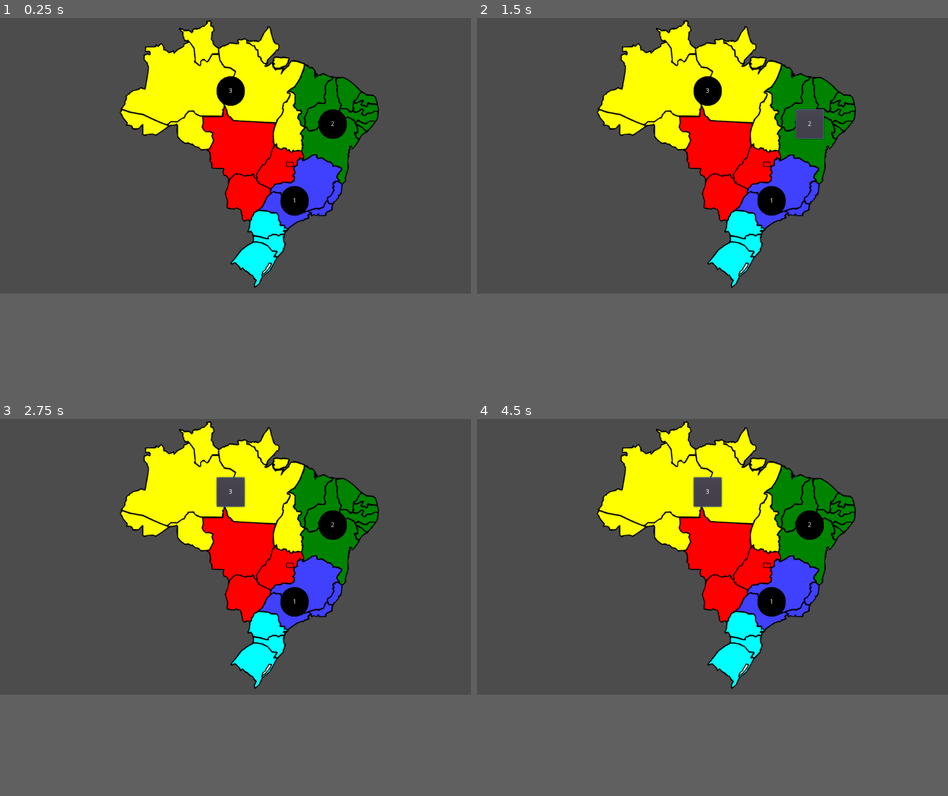
Above: before the commit, frames 1-4 (two rows, left to right).
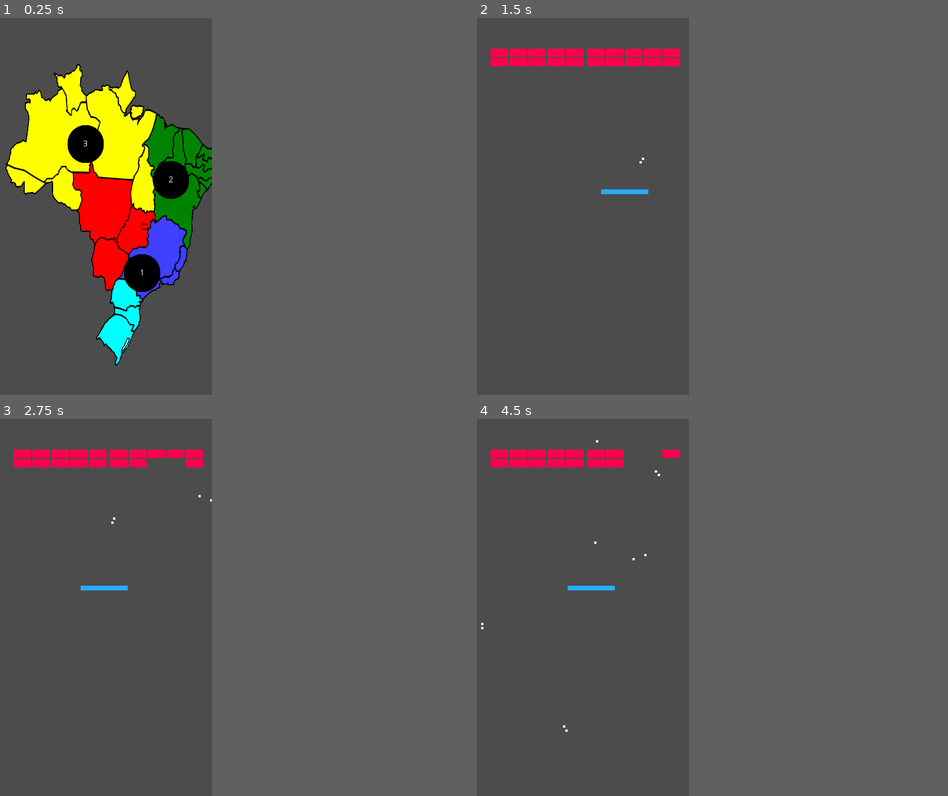
Above: after the commit, the same moments.

Repository: otto-coutinho/Jogo-do-Grupo-5
Game: Godot game, scene res://scenes/main_interface.tscn
Two runs of this game, one before a commit and one after it. Both use one fixed random seed, a clock stepped at 60 frames per second and the inputs below. The project has no main scene, so this scene is started directly.
Inputs (mouse positions are in pixels of both pictures, inside the frame that each line leads up to):
- Up to frame 1 (0.25 s): no input
- Up to frame 2 (1.5 s): click "1" at 0.5 s; click (811, 123) at 1.25 s, where only the run before the commit has a clickable "2"
- Up to frame 3 (2.75 s): click (230, 490) at 2 s, where only the run before the commit has a clickable "3"
- Up to frame 4 (4.5 s): click (773, 603) at 2.75 s, where only the run before the commit has a clickable "1"; click (811, 524) at 3.5 s, where only the run before the commit has a clickable "2"; click (707, 490) at 4.25 s, where only the run before the commit has a clickable "3"
In our replay, the window is 800x468 before the commit and 360x640 after it. These sizes can differ from the game's own. Grey fills any space a smaller window leaves; there, only what the larger window draws over its background counts as a difference.

The runs differ from the first frame. In frame 1, 34% of the frame differs, in the area x 1-81%, y 0-93%; in frame 2, 19%; in frame 3, 19%; in frame 4, 19%.

Commit message:
Mini game test 1 e mudança de resolução

Diff:
--- /dev/null
+++ b/bricksgame/Mini scenes/ball_scene.tscn
@@ -0,0 +1,33 @@
+[gd_scene load_steps=5 format=2]
+
+[ext_resource path="res://bricksgame/scenes/Ball.gd" type="Script" id=1]
+[ext_resource path="res://bricksgame/Textures/Sprites/ball.png" type="Texture" id=2]
+
+[sub_resource type="PhysicsMaterial" id=1]
+friction = 0.0
+bounce = 1.0
+
+[sub_resource type="RectangleShape2D" id=2]
+extents = Vector2( 2, 2 )
+
+[node name="Ball" type="RigidBody2D"]
+position = Vector2( 94, 310 )
+mode = 2
+physics_material_override = SubResource( 1 )
+gravity_scale = 0.0
+contacts_reported = 1
+contact_monitor = true
+linear_velocity = Vector2( 200, -200 )
+linear_damp = 0.0
+angular_damp = 0.0
+script = ExtResource( 1 )
+
+[node name="Sprite" type="Sprite" parent="."]
+scale = Vector2( 2, 2 )
+texture = ExtResource( 2 )
+__meta__ = {
+"_edit_lock_": true
+}
+
+[node name="CollisionShape2D" type="CollisionShape2D" parent="."]
+shape = SubResource( 2 )
--- /dev/null
+++ b/bricksgame/Scripts/KinematicBody2D.gd
@@ -0,0 +1,29 @@
+extends KinematicBody2D
+
+const ball_scene = preload("res://bricksgame/Mini scenes/ball_scene.tscn")
+
+func _ready():
+	set_physics_process(true) # run a physics process everry single physics step
+	set_process_input(true)
+
+#func set_physics_process(_delta):
+#	var y = get_position().y
+#	var position_x = get_position().x
+#	var mouse_x = get_global_mouse_position().x
+#	if position_x != mouse_x:
+#		set_position(Vector2(mouse_x, y))
+
+func _physics_process(_dt: float) -> void:
+	var new_position = position
+	if position != get_global_mouse_position():
+		position.y = 300
+		new_position = lerp(position, get_global_mouse_position(), .1)
+	move_and_collide(new_position - position)
+#		get_tree().reload_current_scene()
+#https://godotengine.org/qa/119099/make-player-follow-mouse-while-still-colliding-with-objects
+
+func _input(event):
+	if event is InputEventMouseButton: # if the event is a button pressed
+		var ball = ball_scene.instance() # instace the the scene from the ball and add to the ball variable
+		ball.set_position(get_position()-Vector2(0,16)) # the ball will spawn a little bit above the paddle
+		get_tree().get_root().add_child(ball) # add the ball scene to the tree of this scene
--- /dev/null
+++ b/bricksgame/default_env.tres
@@ -0,0 +1,7 @@
+[gd_resource type="Environment" load_steps=2 format=2]
+
+[sub_resource type="ProceduralSky" id=1]
+
+[resource]
+background_mode = 2
+background_sky = SubResource( 1 )
--- /dev/null
+++ b/bricksgame/scenes/Ball.gd
@@ -0,0 +1,23 @@
+extends RigidBody2D
+
+const SPEEDUP = 400
+const MAXSPEED = 30000
+
+func _ready():
+	set_physics_process(true)
+
+func _physics_process(delta):
+	var bodies = get_colliding_bodies() # returns a array that contains all boddies that are colliding
+
+	for body in bodies: # loops trough all of bodies that collading with and create a variable called body for each one
+		if body.is_in_group("Bricks"): #cheak if the bodies that the ball collaied with is the bricks group
+			body.queue_free() #destroy the brick that the ball touched
+
+		if body.get_name() == "Paddle":
+			var speed = get_linear_velocity().length() # it gets the speed (the distace betwreeem the origin to the current postion of the vector
+			var direction = get_position() - body.get_node("Ancor").get_global_position()
+			var velocity = direction.normalized()*min(speed+SPEEDUP*delta, MAXSPEED*delta)
+			set_linear_velocity(velocity)
+
+	if get_position().y > get_viewport_rect().end.y: # if the ball goes outside the limits of the game it gets destroyed
+		queue_free()
--- /dev/null
+++ b/bricksgame/scenes/Level one.tscn
@@ -0,0 +1,361 @@
+[gd_scene load_steps=6 format=2]
+
+[ext_resource path="res://bricksgame/Textures/Sprites/paddle.png" type="Texture" id=1]
+[ext_resource path="res://bricksgame/Scripts/KinematicBody2D.gd" type="Script" id=3]
+[ext_resource path="res://bricksgame/Textures/Sprites/brick.png" type="Texture" id=4]
+
+[sub_resource type="RectangleShape2D" id=3]
+extents = Vector2( 40, 4 )
+
+[sub_resource type="RectangleShape2D" id=4]
+extents = Vector2( 15, 7 )
+
+[node name="Node2D" type="Node2D"]
+
+[node name="Paddle" type="KinematicBody2D" parent="."]
+position = Vector2( 215, 316 )
+script = ExtResource( 3 )
+
+[node name="Sprite" type="Sprite" parent="Paddle"]
+scale = Vector2( 2, 2 )
+texture = ExtResource( 1 )
+__meta__ = {
+"_edit_lock_": true
+}
+
+[node name="CollisionShape2D" type="CollisionShape2D" parent="Paddle"]
+shape = SubResource( 3 )
+__meta__ = {
+"_edit_lock_": true
+}
+
+[node name="Ancor" type="Position2D" parent="Paddle"]
+position = Vector2( 0, 19 )
+
+[node name="StaticBody2D" type="StaticBody2D" parent="."]
+
+[node name="CollisionPolygon2D" type="CollisionPolygon2D" parent="StaticBody2D"]
+position = Vector2( -20, 36 )
+polygon = PoolVector2Array( 17, 352, -37, 355, -35, -64, 440, -69, 441, 379, 382, 383, 382, -39, 21, -33 )
+
+[node name="Bricks" type="Node2D" parent="."]
+
+[node name="Brick" type="StaticBody2D" parent="Bricks" groups=["Bricks"]]
+position = Vector2( 266, 59 )
+rotation = 3.14159
+
+[node name="Sprite" type="Sprite" parent="Bricks/Brick"]
+texture = ExtResource( 4 )
+__meta__ = {
+"_edit_lock_": true
+}
+
+[node name="CollisionShape2D" type="CollisionShape2D" parent="Bricks/Brick"]
+shape = SubResource( 4 )
+__meta__ = {
+"_edit_lock_": true
+}
+
+[node name="Brick2" type="StaticBody2D" parent="Bricks" groups=["Bricks"]]
+position = Vector2( 202, 59 )
+rotation = 3.14159
+
+[node name="Sprite" type="Sprite" parent="Bricks/Brick2"]
+texture = ExtResource( 4 )
+__meta__ = {
+"_edit_lock_": true
+}
+
+[node name="CollisionShape2D" type="CollisionShape2D" parent="Bricks/Brick2"]
+shape = SubResource( 4 )
+__meta__ = {
+"_edit_lock_": true
+}
+
+[node name="Brick3" type="StaticBody2D" parent="Bricks" groups=["Bricks"]]
+position = Vector2( 234, 59 )
+rotation = 3.14159
+
+[node name="Sprite" type="Sprite" parent="Bricks/Brick3"]
+texture = ExtResource( 4 )
+__meta__ = {
+"_edit_lock_": true
+}
+
+[node name="CollisionShape2D" type="CollisionShape2D" parent="Bricks/Brick3"]
+shape = SubResource( 4 )
+__meta__ = {
+"_edit_lock_": true
+}
+
+[node name="Brick4" type="StaticBody2D" parent="Bricks" groups=["Bricks"]]
+position = Vector2( 330, 59 )
+rotation = 3.14159
+
+[node name="Sprite" type="Sprite" parent="Bricks/Brick4"]
+texture = ExtResource( 4 )
+__meta__ = {
+"_edit_lock_": true
+}
+
+[node name="CollisionShape2D" type="CollisionShape2D" parent="Bricks/Brick4"]
+shape = SubResource( 4 )
+__meta__ = {
+"_edit_lock_": true
+}
+
+[node name="Brick5" type="StaticBody2D" parent="Bricks" groups=["Bricks"]]
+position = Vector2( 298, 59 )
+rotation = 3.14159
+
+[node name="Sprite" type="Sprite" parent="Bricks/Brick5"]
+texture = ExtResource( 4 )
+__meta__ = {
+"_edit_lock_": true
+}
+
+[node name="CollisionShape2D" type="CollisionShape2D" parent="Bricks/Brick5"]
+shape = SubResource( 4 )
+__meta__ = {
+"_edit_lock_": true
+}
+
+[node name="Brick6" type="StaticBody2D" parent="Bricks" groups=["Bricks"]]
+position = Vector2( 266, 75 )
+rotation = 3.14159
+
+[node name="Sprite" type="Sprite" parent="Bricks/Brick6"]
+texture = ExtResource( 4 )
+__meta__ = {
+"_edit_lock_": true
+}
+
+[node name="CollisionShape2D" type="CollisionShape2D" parent="Bricks/Brick6"]
+shape = SubResource( 4 )
+__meta__ = {
+"_edit_lock_": true
+}
+
+[node name="Brick7" type="StaticBody2D" parent="Bricks" groups=["Bricks"]]
+position = Vector2( 202, 75 )
+rotation = 3.14159
+
+[node name="Sprite" type="Sprite" parent="Bricks/Brick7"]
+texture = ExtResource( 4 )
+__meta__ = {
+"_edit_lock_": true
+}
+
+[node name="CollisionShape2D" type="CollisionShape2D" parent="Bricks/Brick7"]
+shape = SubResource( 4 )
+__meta__ = {
+"_edit_lock_": true
+}
+
+[node name="Brick8" type="StaticBody2D" parent="Bricks" groups=["Bricks"]]
+position = Vector2( 234, 75 )
+rotation = 3.14159
+
+[node name="Sprite" type="Sprite" parent="Bricks/Brick8"]
+texture = ExtResource( 4 )
+__meta__ = {
+"_edit_lock_": true
+}
+
+[node name="CollisionShape2D" type="CollisionShape2D" parent="Bricks/Brick8"]
+shape = SubResource( 4 )
+__meta__ = {
+"_edit_lock_": true
+}
+
+[node name="Brick9" type="StaticBody2D" parent="Bricks" groups=["Bricks"]]
+position = Vector2( 330, 75 )
+rotation = 3.14159
+
+[node name="Sprite" type="Sprite" parent="Bricks/Brick9"]
+texture = ExtResource( 4 )
+__meta__ = {
+"_edit_lock_": true
+}
+
+[node name="CollisionShape2D" type="CollisionShape2D" parent="Bricks/Brick9"]
+shape = SubResource( 4 )
+__meta__ = {
+"_edit_lock_": true
+}
+
+[node name="Brick10" type="StaticBody2D" parent="Bricks" groups=["Bricks"]]
+position = Vector2( 298, 75 )
+rotation = 3.14159
+
+[node name="Sprite" type="Sprite" parent="Bricks/Brick10"]
+texture = ExtResource( 4 )
+__meta__ = {
+"_edit_lock_": true
+}
+
+[node name="CollisionShape2D" type="CollisionShape2D" parent="Bricks/Brick10"]
+shape = SubResource( 4 )
+__meta__ = {
+"_edit_lock_": true
+}
+
+[node name="Brick11" type="StaticBody2D" parent="Bricks" groups=["Bricks"]]
+position = Vector2( 102, 59 )
+rotation = 3.14159
+
+[node name="Sprite" type="Sprite" parent="Bricks/Brick11"]
+texture = ExtResource( 4 )
+__meta__ = {
+"_edit_lock_": true
+}
+
+[node name="CollisionShape2D" type="CollisionShape2D" parent="Bricks/Brick11"]
+shape = SubResource( 4 )
+__meta__ = {
+"_edit_lock_": true
+}
+
+[node name="Brick12" type="StaticBody2D" parent="Bricks" groups=["Bricks"]]
+position = Vector2( 38, 59 )
+rotation = 3.14159
+
+[node name="Sprite" type="Sprite" parent="Bricks/Brick12"]
+texture = ExtResource( 4 )
+__meta__ = {
+"_edit_lock_": true
+}
+
+[node name="CollisionShape2D" type="CollisionShape2D" parent="Bricks/Brick12"]
+shape = SubResource( 4 )
+__meta__ = {
+"_edit_lock_": true
+}
+
+[node name="Brick13" type="StaticBody2D" parent="Bricks" groups=["Bricks"]]
+position = Vector2( 70, 59 )
+rotation = 3.14159
+
+[node name="Sprite" type="Sprite" parent="Bricks/Brick13"]
+texture = ExtResource( 4 )
+__meta__ = {
+"_edit_lock_": true
+}
+
+[node name="CollisionShape2D" type="CollisionShape2D" parent="Bricks/Brick13"]
+shape = SubResource( 4 )
+__meta__ = {
+"_edit_lock_": true
+}
+
+[node name="Brick14" type="StaticBody2D" parent="Bricks" groups=["Bricks"]]
+position = Vector2( 166, 59 )
+rotation = 3.14159
+
+[node name="Sprite" type="Sprite" parent="Bricks/Brick14"]
+texture = ExtResource( 4 )
+__meta__ = {
+"_edit_lock_": true
+}
+
+[node name="CollisionShape2D" type="CollisionShape2D" parent="Bricks/Brick14"]
+shape = SubResource( 4 )
+__meta__ = {
+"_edit_lock_": true
+}
+
+[node name="Brick15" type="StaticBody2D" parent="Bricks" groups=["Bricks"]]
+position = Vector2( 134, 59 )
+rotation = 3.14159
+
+[node name="Sprite" type="Sprite" parent="Bricks/Brick15"]
+texture = ExtResource( 4 )
+__meta__ = {
+"_edit_lock_": true
+}
+
+[node name="CollisionShape2D" type="CollisionShape2D" parent="Bricks/Brick15"]
+shape = SubResource( 4 )
+__meta__ = {
+"_edit_lock_": true
+}
+
+[node name="Brick16" type="StaticBody2D" parent="Bricks" groups=["Bricks"]]
+position = Vector2( 102, 75 )
+rotation = 3.14159
+
+[node name="Sprite" type="Sprite" parent="Bricks/Brick16"]
+texture = ExtResource( 4 )
+__meta__ = {
+"_edit_lock_": true
+}
+
+[node name="CollisionShape2D" type="CollisionShape2D" parent="Bricks/Brick16"]
+shape = SubResource( 4 )
+__meta__ = {
+"_edit_lock_": true
+}
+
+[node name="Brick17" type="StaticBody2D" parent="Bricks" groups=["Bricks"]]
+position = Vector2( 38, 75 )
+rotation = 3.14159
+
+[node name="Sprite" type="Sprite" parent="Bricks/Brick17"]
+texture = ExtResource( 4 )
+__meta__ = {
+"_edit_lock_": true
+}
+
+[node name="CollisionShape2D" type="CollisionShape2D" parent="Bricks/Brick17"]
+shape = SubResource( 4 )
+__meta__ = {
+"_edit_lock_": true
+}
+
+[node name="Brick18" type="StaticBody2D" parent="Bricks" groups=["Bricks"]]
+position = Vector2( 70, 75 )
+rotation = 3.14159
+
+[node name="Sprite" type="Sprite" parent="Bricks/Brick18"]
+texture = ExtResource( 4 )
+__meta__ = {
+"_edit_lock_": true
+}
+
+[node name="CollisionShape2D" type="CollisionShape2D" parent="Bricks/Brick18"]
+shape = SubResource( 4 )
+__meta__ = {
+"_edit_lock_": true
+}
+
+[node name="Brick19" type="StaticBody2D" parent="Bricks" groups=["Bricks"]]
+position = Vector2( 166, 75 )
+rotation = 3.14159
+
+[node name="Sprite" type="Sprite" parent="Bricks/Brick19"]
+texture = ExtResource( 4 )
+__meta__ = {
+"_edit_lock_": true
+}
+
+[node name="CollisionShape2D" type="CollisionShape2D" parent="Bricks/Brick19"]
+shape = SubResource( 4 )
+__meta__ = {
+"_edit_lock_": true
+}
+
+[node name="Brick20" type="StaticBody2D" parent="Bricks" groups=["Bricks"]]
+position = Vector2( 134, 75 )
+rotation = 3.14159
+
+[node name="Sprite" type="Sprite" parent="Bricks/Brick20"]
+texture = ExtResource( 4 )
+__meta__ = {
+"_edit_lock_": true
+}
+
+[node name="CollisionShape2D" type="CollisionShape2D" parent="Bricks/Brick20"]
+shape = SubResource( 4 )
+__meta__ = {
+"_edit_lock_": true
+}
--- a/project.godot
+++ b/project.godot
@@ -13,6 +13,11 @@
 config/name="Jogo-do- Grupo- 5"
 config/icon="res://icon.png"
 
+[display]
+
+window/size/width=360
+window/size/height=640
+
 [gui]
 
 common/drop_mouse_on_gui_input_disabled=true
--- a/scenes/main scence.tscn
+++ b/scenes/main scence.tscn
@@ -1,9 +1,6 @@
-[gd_scene load_steps=2 format=2]
-
-[ext_resource path="res://icon.png" type="Texture" id=1]
+[gd_scene format=2]
 
 [node name="Node2D" type="Node2D"]
 
 [node name="Icon" type="Sprite" parent="."]
 position = Vector2( 504, 280 )
-texture = ExtResource( 1 )
--- a/scenes/main_interface.gd
+++ b/scenes/main_interface.gd
@@ -14,3 +14,7 @@
 # Called every frame. 'delta' is the elapsed time since the previous frame.
 #func _process(delta):
 #	pass
+
+
+func _on_Button_pressed():
+	get_tree().change_scene("res://bricksgame/scenes/Level one.tscn")
--- a/scenes/main_interface.tscn
+++ b/scenes/main_interface.tscn
@@ -14,36 +14,38 @@
 script = ExtResource( 2 )
 
 [node name="Sprite" type="Sprite" parent="."]
-position = Vector2( 542, 296 )
-scale = Vector2( 0.705, 0.731658 )
+position = Vector2( 189, 334.5 )
+scale = Vector2( 0.45, 0.644472 )
 texture = ExtResource( 1 )
 
 [node name="Button" type="Button" parent="."]
 anchor_right = 0.11
-margin_left = 610.0
-margin_top = 366.0
-margin_right = 671.0
-margin_bottom = 430.0
+margin_left = 211.0
+margin_top = 401.0
+margin_right = 272.0
+margin_bottom = 465.0
 rect_pivot_offset = Vector2( 100, 0 )
 custom_styles/normal = SubResource( 1 )
 text = "1"
 
 [node name="Button2" type="Button" parent="."]
 anchor_right = 0.11
-margin_left = 693.0
-margin_top = 199.0
-margin_right = 754.0
-margin_bottom = 263.0
+margin_left = 260.0
+margin_top = 243.0
+margin_right = 321.0
+margin_bottom = 307.0
 rect_pivot_offset = Vector2( 100, 0 )
 custom_styles/normal = SubResource( 1 )
 text = "2"
 
 [node name="Button3" type="Button" parent="."]
 anchor_right = 0.11
-margin_left = 471.0
-margin_top = 127.0
-margin_right = 532.0
-margin_bottom = 191.0
+margin_left = 115.0
+margin_top = 182.0
+margin_right = 176.0
+margin_bottom = 246.0
 rect_pivot_offset = Vector2( 100, 0 )
 custom_styles/normal = SubResource( 1 )
 text = "3"
+
+[connection signal="pressed" from="Button" to="." method="_on_Button_pressed"]
--- a/scenes/menu_interface.gd
+++ b/scenes/menu_interface.gd
@@ -17,7 +17,7 @@
 
 
 func _on_start_pressed():
-	get_tree().change_scene("res://scenes/main scence.tscn")
+	get_tree().change_scene("res://scenes/main_interface.tscn")
 
 
 func _on_quit_pressed():
--- /dev/null
+++ b/scenes/minigame1.tscn
@@ -0,0 +1,10 @@
+[gd_scene format=2]
+
+[node name="Node2D" type="Node2D"]
+
+[node name="Label" type="Label" parent="."]
+margin_left = 367.0
+margin_top = 235.0
+margin_right = 544.0
+margin_bottom = 311.0
+text = "TESTE"
Binary file added: bricksgame/Textures/Sprites/ball.png
Not shown, changed: bricksgame/Textures/Sprites/ball.png.import
Binary file added: bricksgame/Textures/Sprites/brick.png
Not shown, added: bricksgame/Textures/Sprites/brick.png.import
Binary file added: bricksgame/Textures/Sprites/paddle.png
Not shown, added: bricksgame/Textures/Sprites/paddle.png.import
Renamed: icon.png -> bricksgame/icon.png
Not shown, added: bricksgame/icon.png.import
Not shown, added: sprites/pngegg.png.import
